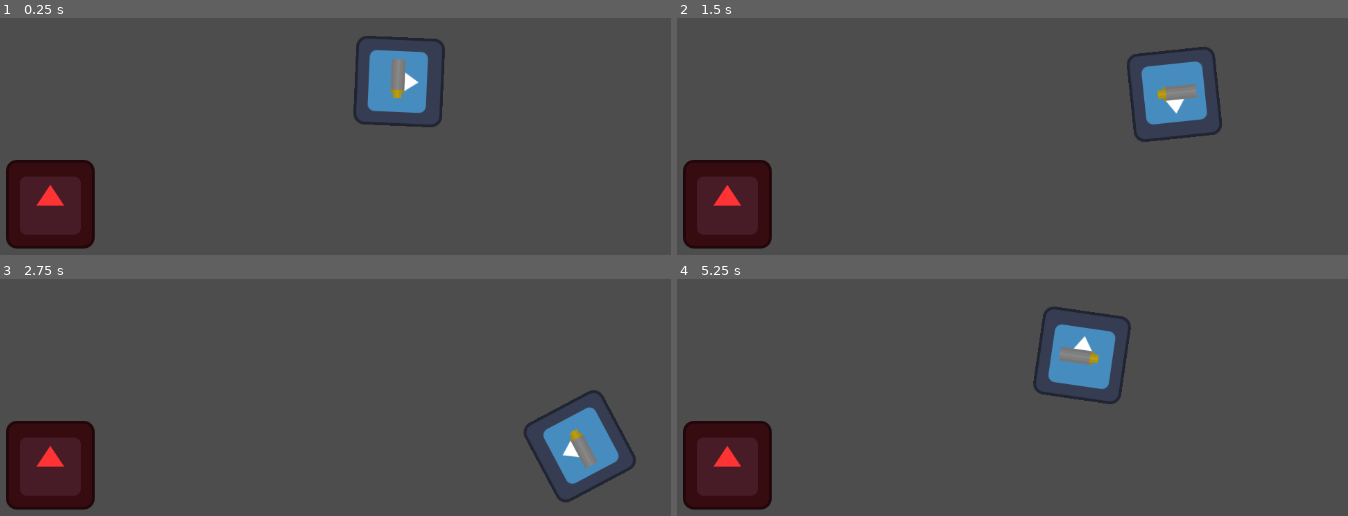
Above: before the commit, frames 1-4 (two rows, left to right).
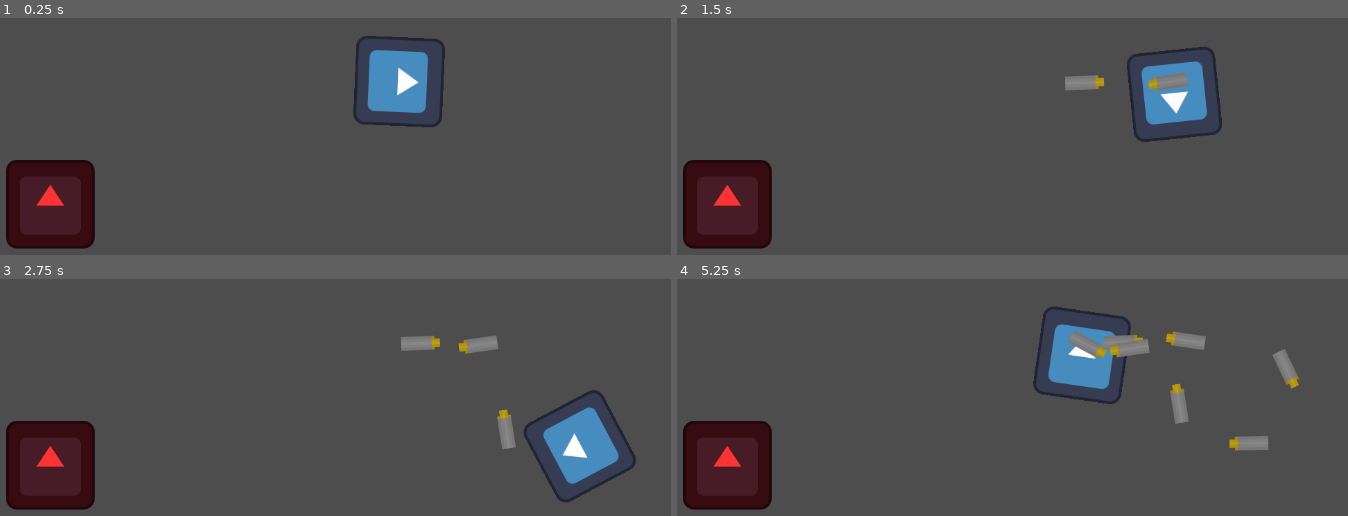
Above: after the commit, the same moments.

Repository: Do-Good-Games/MaskGameTest
Game: Godot game, scene res://testLevel.tscn
Same seed, same stepped clock (60 frames per second), same inputs: the game is played once before the commit and once after it. The engine's default icon, where the game draws it, is replaced by a stand-in: a white triangle on a blue panel in a dark square.
Inputs (mouse positions are in pixels of both pictures, inside the frame that each line leads up to):
- Up to frame 1 (0.25 s): no input
- Up to frame 2 (1.5 s): tap Enter at 0.5 s; move the mouse to (1254, 74) at 0.52 s; hold D (right) 0.53-1.28 s; click (1254, 74) at 0.6 s; move the mouse to (918, 119) at 1.27 s; hold S (down) from 1.28 s (still down); click (918, 119) at 1.35 s
- Up to frame 3 (2.75 s): move the mouse to (outside the picture) at 2.02 s; release S (down) at 2.03 s; hold D (right) from 2.03 s (still down); click (outside the picture) at 2.1 s
- Up to frame 4 (5.25 s): move the mouse to (1032, 447) at 2.77 s; release D (right) at 2.78 s; hold W (up) 2.78-3.53 s; click (1032, 447) at 2.85 s; move the mouse to (1314, 425) at 3.52 s; hold A (left) 3.53-5.03 s; click (1314, 425) at 3.6 s; move the mouse to (838, 290) at 4.27 s; click (838, 290) at 4.35 s; move the mouse to (1113, 359) at 5.02 s; hold S (down) from 5.03 s (still down); click (1113, 359) at 5.1 s

The runs differ from the first frame. In frame 1, 0.3% of the frame differs, in the area x 58-61%, y 17-35%; in frame 2, 0.9%; in frame 3, 1.3%; in frame 4, 2.4%, in the area x 56-93%, y 21-73%.

Commit message:
click to spawn throwables
throwables currently just move forward slowly, we'll hand them a variable for how far they shoot soon

Diff:
--- a/BobbyFolder/BobbyCharacter.gd
+++ b/BobbyFolder/BobbyCharacter.gd
@@ -1,6 +1,7 @@
 extends CharacterBody2D
 
-@onready var throwable:CharacterBody2D = $Throwable
+#const Throwable: PackedScene = preload("res://BobbyFolder/throwable.tscn")
+@export var Throwable: PackedScene
 
 @export var speed = 200
 @export var friction = 0.01
@@ -18,6 +19,9 @@
 		input.y -= 1
 	if Input.is_action_just_pressed("click"):
 		print("we clicked")
+		var createdThrowable = Throwable.instantiate()
+		get_tree().root.add_child(createdThrowable)
+		createdThrowable.global_transform = self.global_transform
 	return input
 
 func _physics_process(delta):
--- a/BobbyFolder/bobby_character.tscn
+++ b/BobbyFolder/bobby_character.tscn
@@ -2,14 +2,14 @@
 
 [ext_resource type="Script" uid="uid://dgrhfdbhs3r0u" path="res://BobbyFolder/BobbyCharacter.gd" id="1_dmayn"]
 [ext_resource type="Texture2D" uid="uid://cnfytrl0jhugb" path="res://icon.svg" id="2_d5myv"]
-[ext_resource type="Script" uid="uid://bteqykmjtyfri" path="res://BobbyFolder/throwable.gd" id="3_djmro"]
-[ext_resource type="Texture2D" uid="uid://cv1u7cgehrkc0" path="res://StolenDDOTextures/Entities/bullet.png" id="3_tbytb"]
+[ext_resource type="PackedScene" uid="uid://dwj2g8najpxjr" path="res://BobbyFolder/throwable.tscn" id="2_tbytb"]
 
 [sub_resource type="RectangleShape2D" id="RectangleShape2D_d5myv"]
 size = Vector2(123, 125)
 
 [node name="BobbyCharacter" type="CharacterBody2D" unique_id=1423288883 groups=["Player"]]
 script = ExtResource("1_dmayn")
+Throwable = ExtResource("2_tbytb")
 
 [node name="Sprite2D" type="Sprite2D" parent="." unique_id=940279390]
 texture = ExtResource("2_d5myv")
@@ -17,9 +17,3 @@
 [node name="CollisionShape2D" type="CollisionShape2D" parent="." unique_id=2015673397]
 position = Vector2(-0.5, 0.5)
 shape = SubResource("RectangleShape2D_d5myv")
-
-[node name="Throwable" type="CharacterBody2D" parent="." unique_id=1203304330]
-script = ExtResource("3_djmro")
-
-[node name="ThrowableSprite" type="Sprite2D" parent="Throwable" unique_id=708165677]
-texture = ExtResource("3_tbytb")
--- a/BobbyFolder/throwable.gd
+++ b/BobbyFolder/throwable.gd
@@ -1,8 +1,10 @@
 extends CharacterBody2D
 
 func _ready() -> void:
-	#move to where the camera is
+	print("i live")
 	move_toward(10, 20, 50)
 
 func _physics_process(delta):
+	#velocity = velocity.lerp(Vector2.from_angle(0) * 20, 1)
+	velocity = transform.x * 15
 	move_and_slide()
--- /dev/null
+++ b/BobbyFolder/throwable.tscn
@@ -0,0 +1,10 @@
+[gd_scene format=3 uid="uid://dwj2g8najpxjr"]
+
+[ext_resource type="Script" uid="uid://bteqykmjtyfri" path="res://BobbyFolder/throwable.gd" id="1_6fbao"]
+[ext_resource type="Texture2D" uid="uid://cv1u7cgehrkc0" path="res://StolenDDOTextures/Entities/bullet.png" id="2_pb81h"]
+
+[node name="Throwable" type="CharacterBody2D" unique_id=1897539501]
+script = ExtResource("1_6fbao")
+
+[node name="ThrowableSprite" type="Sprite2D" parent="." unique_id=1975920837]
+texture = ExtResource("2_pb81h")
